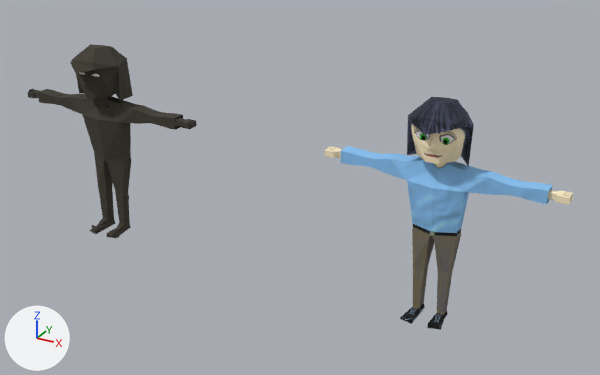
A saved change to the OBJ model tank/models/aki.obj.
Rendered twice from a camera (50 mm lens) standing at (147.2, -160.0, 104.5) and looking at (57.2, 3.7, 22.7). The lights are fixed; the arrows at lower left show +X, +Y and +Z. Where no turn or scale is listed for an object, it has been applied to the vertices. Vertices at the same position are counted once.

In view in the first picture: 'aki'.
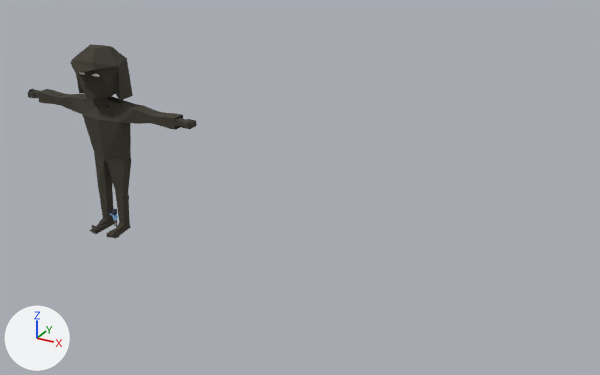
Location of each change, (x1, y1, x2, y2) in pixels of the pictures (600 x 375 px; the box of a moved part takes in the faces that stretch with it):
'aki', reshaped (69% narrower, 32% shorter): before (27, 44, 573, 330); after (27, 44, 197, 238)
part 1 of me_aki, moved or reshaped: before (324, 97, 573, 330); after (109, 209, 119, 227)

Patch to the scene script:
```diff
--- a/tank/models/aki.obj.py
+++ b/tank/models/aki.obj.py
@@ me_aki @@
 me_aki.from_pydata(...)  # 709 vertices, 1270 faces; spans x -27.8..121.3, y -8.4..7.2, z -0.5..51.8
 # used by ob_aki; location = (0.0, 0.0, 0.0)
+# me_aki part 1: the loose piece of 209 vertices spanning x 65.8..121.3, y -8.4..7.2, z 0.0..51.8 is turned 180 degrees about the z axis through its middle and scaled by 0.105, then moved by (-93.5, 0.5, -23.2)
 me_aki.materials.append(mat_aki)
```
